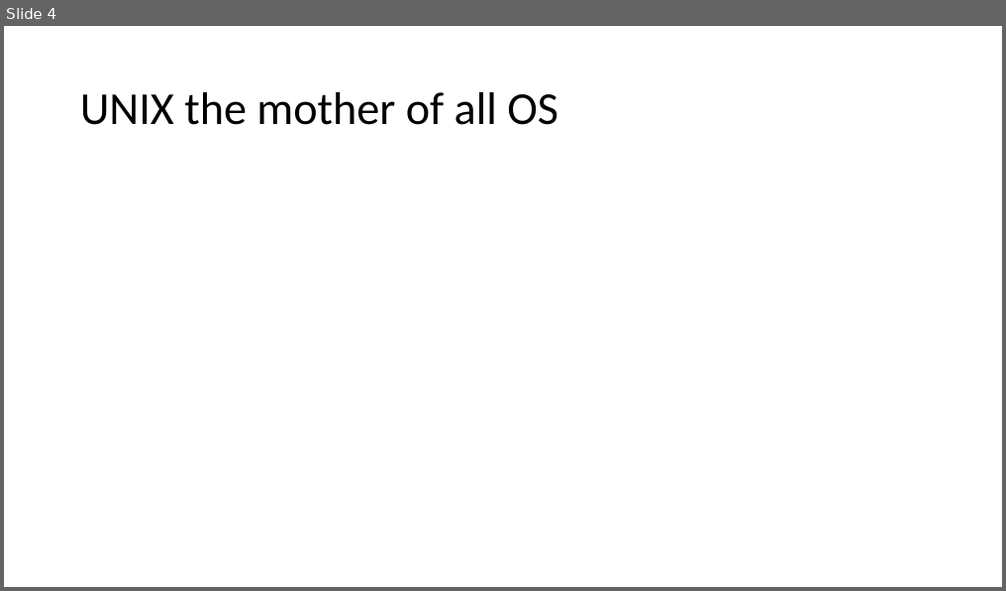
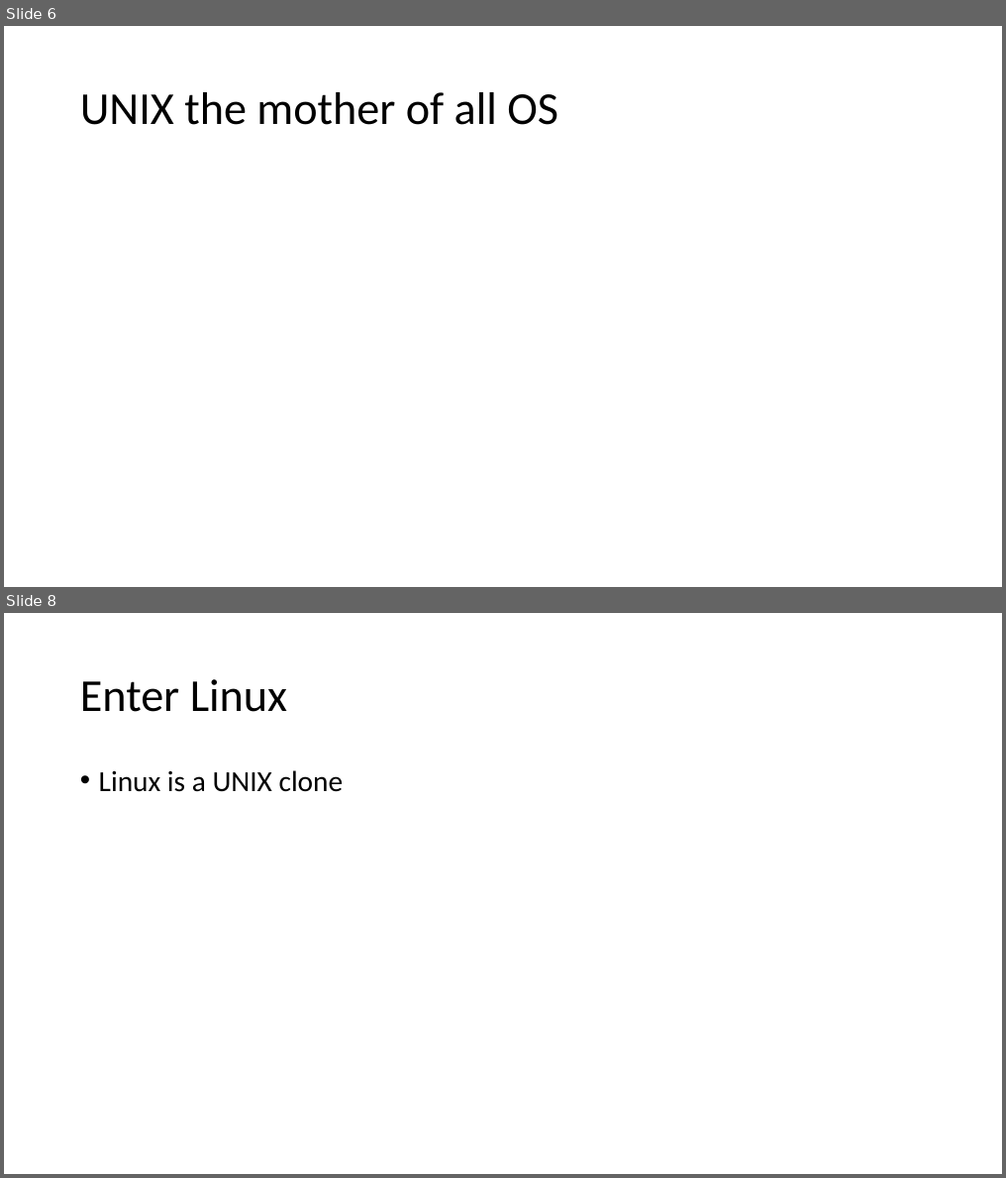
Before and after one commit to krabberod/bios3010-unix-linux, a slide deck: Lectures/1_intro_to_unix.pptx. Shown one above the other, each under a label of ours: slide 4 before the commit, slides 6 and 8 after it; the slides between them are not shown. The pictures are 1006x591 and 1006x1178 pixels, drawn with LibreOffice and Linux fonts; fonts in the diff are those of the drawing. Boxes give left, top, right and bottom in pixels: in the first picture for what was removed or moved away, otherwise in the second. Text is boxed around its words. In the diff, an @@ line names an element or a change of style, - is before the commit and + after.

```diff
--- a/Lectures/1_intro_to_unix.pptx
+++ b/Lectures/1_intro_to_unix.pptx
@@ slide 8 added at (4,613,1002,1174), background #FFFFFF @@
@@ title added at (80,679,287,712), 44 pt, text #000000 @@
+Enter Linux
@@ text added at (99,770,344,792), 28 pt, text #000000 @@
+• Linux is a UNIX clone
@@ what was slide 4 is now slide 6 @@
```
Also in this commit, not shown: 1 slide changed, 6 other slides added, 11 other files.
